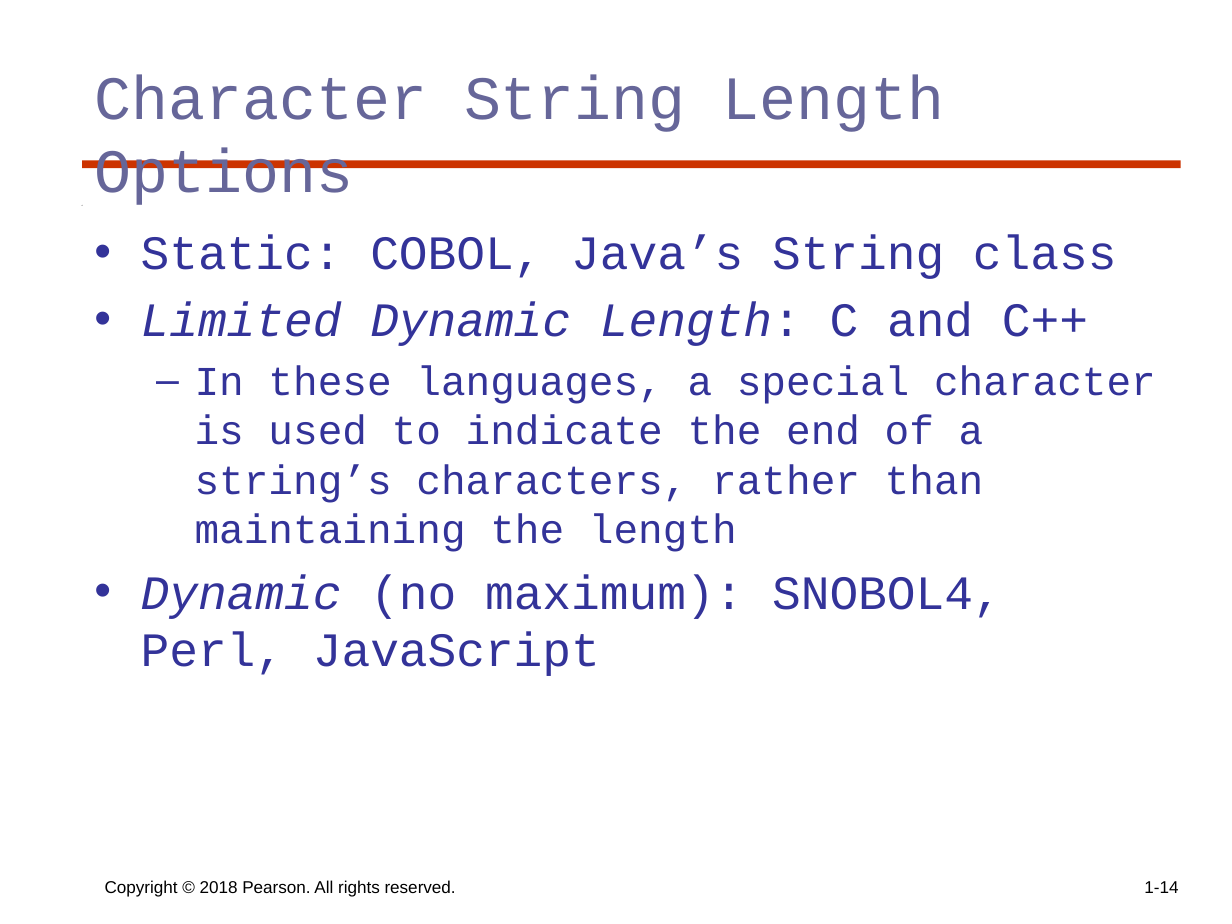
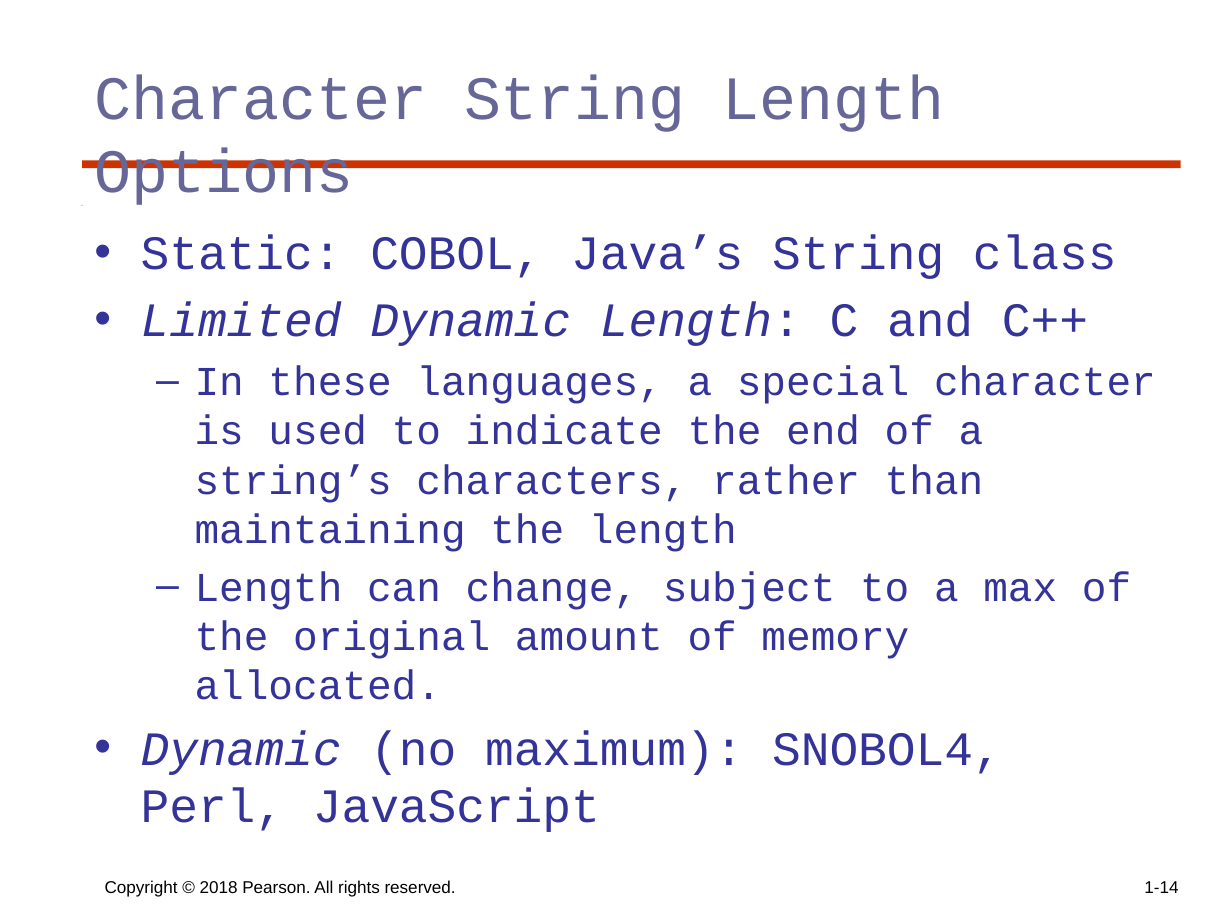
Before and after one commit to KurmasGVSU/KurmasGVSU.github.io, a slide deck: slide 14 of Teaching/Courses/W23/CIS343/LectureNotes/cis343_ch6.pptx. Drawn at 1232x924 pixels with LibreOffice and Linux fonts; fonts in the diff are those of the drawing. Boxes give left, top, right and bottom in pixels: in the first picture for what was removed or moved away, otherwise in the second. Text is boxed around its words. In the diff, an @@ line names an element or a change of style, - is before the commit and + after.

```diff
--- a/Teaching/Courses/W23/CIS343/LectureNotes/cis343_ch6.pptx
+++ b/Teaching/Courses/W23/CIS343/LectureNotes/cis343_ch6.pptx
@@ text at (195, 571, 1131, 700): paragraph added @@
+  – Length can change, subject to a max of the original amount of memory allocated.
```
Also in this commit, not shown: 50 other slides changed, 4 other files.
